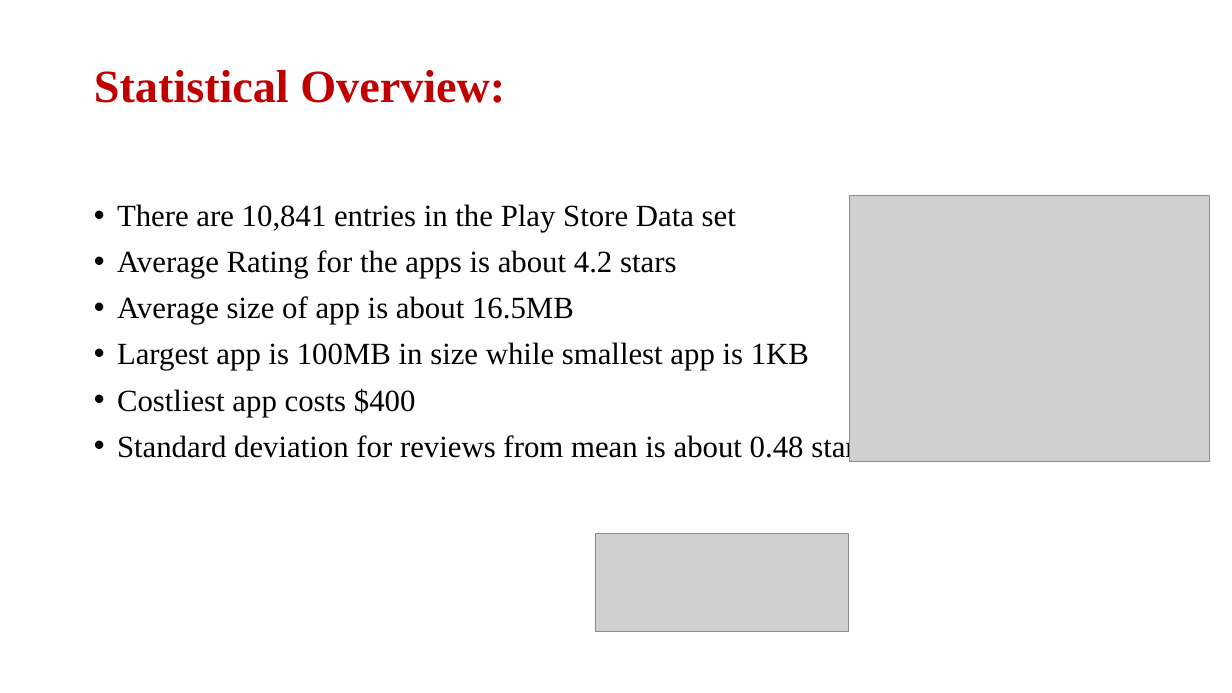
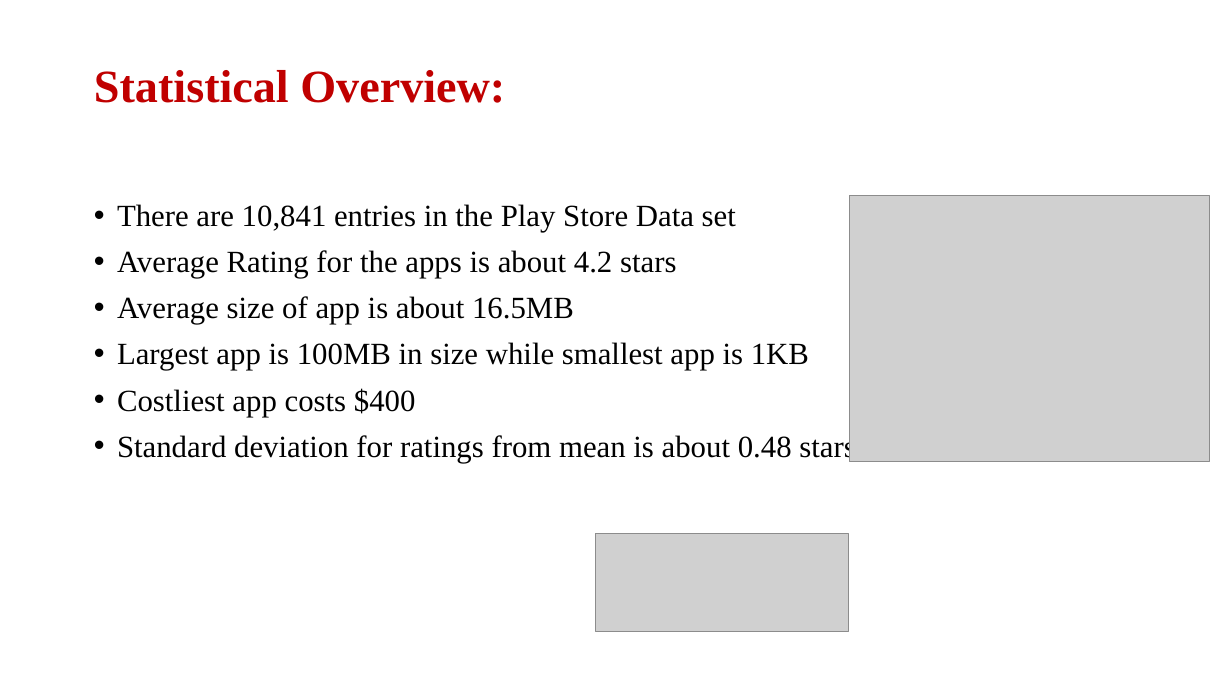
Before and after one commit to Sanjeevhegde009/EDA-Capstone-Project-Playstore-App-Data-Review, a slide deck: slide 9 of Playstore App Reviews.pptx. Drawn at 1232x693 pixels with LibreOffice and Linux fonts; fonts in the diff are those of the drawing; grey boxes stand for pictures. Boxes give left, top, right and bottom in pixels: in the first picture for what was removed or moved away, otherwise in the second. Text is boxed around its words. In the diff, an @@ line names an element or a change of style, - is before the commit and + after.

```diff
--- a/Playstore App Reviews.pptx
+++ b/Playstore App Reviews.pptx
@@ text at <box>117,433,855,463</box>: text changed @@
-• Standard deviation for reviews from mean is about 0.48 stars
+• Standard deviation for ratings from mean is about 0.48 stars
```
Also in this commit, not shown: 3 other slides changed, 2 other files.
